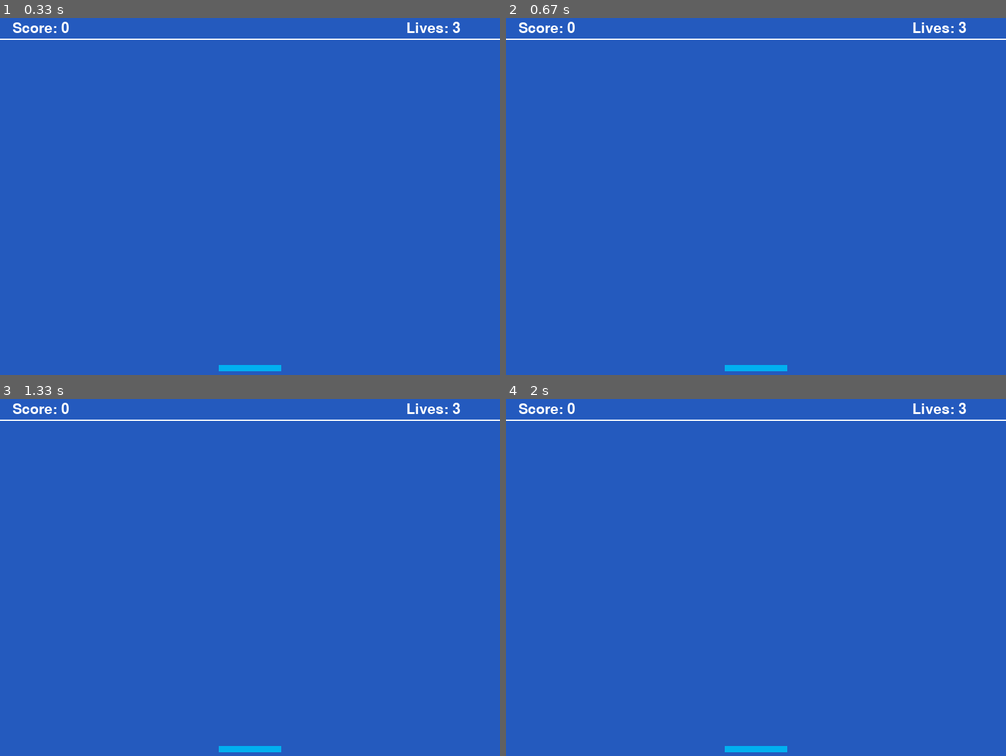
Above: before the commit, frames 1-4 (two rows, left to right).
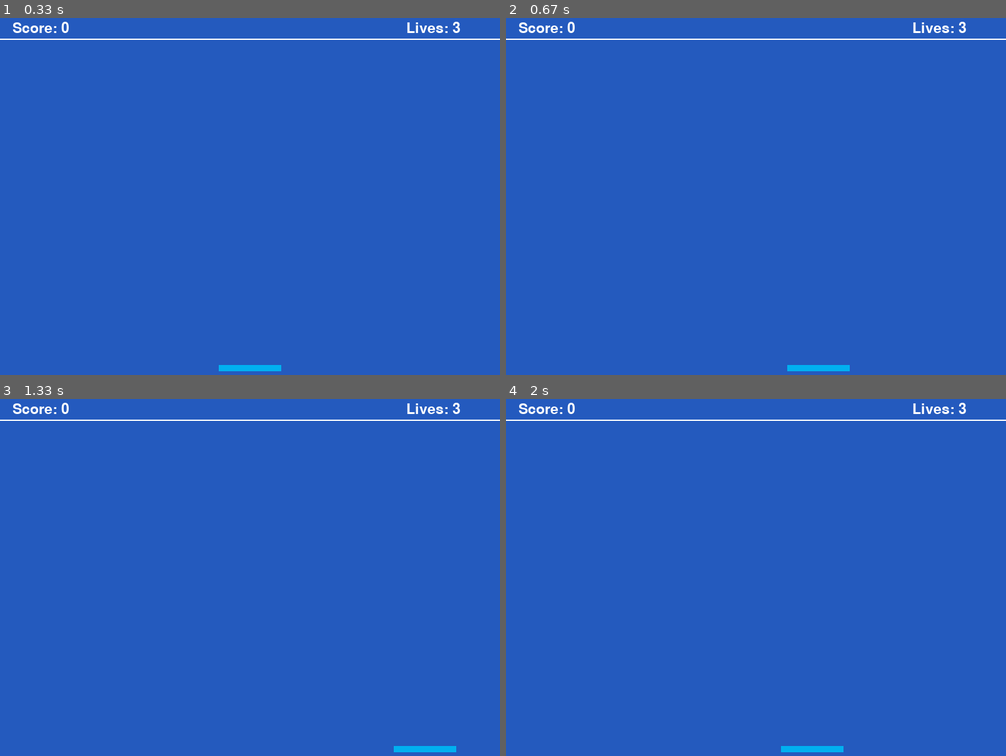
Above: after the commit, the same moments.

Repository: anay09/Simple_Pygame_App
Game: pygame game, started from game.py
The game is run twice, just before and just after one commit, with the same random seed, the same clock (stepped at 60 frames per second) and the same inputs.
Inputs:
- Up to frame 1 (0.33 s): no input
- Up to frame 2 (0.67 s): hold Right from 0.33 s (still down)
- Up to frame 3 (1.33 s): release Right at 0.8 s; hold Right 0.83-1.3 s
- Up to frame 4 (2 s): hold Left 1.33-1.87 s; hold Left from 1.9 s (still down)

Frame 1 is identical in both runs. In frame 2, 0.4% of the frame differs, in the area x 43-69%, y 97-99%; in frame 3, 0.4%; in frame 4, 0.4%.

Commit message:
Linked the functions for movement of the paddle in the paddle.py to game.py

Diff:
--- a/game.py
+++ b/game.py
@@ -45,6 +45,13 @@
         if event.type == pygame.QUIT:  # If user clicked close
             carryOn = False  # Flag that we are done so we exit this loop
 
+    # Moving the paddle when the use uses the arrow keys
+    keys = pygame.key.get_pressed()
+    if keys[pygame.K_LEFT]:
+        paddle.moveLeft(5)
+    if keys[pygame.K_RIGHT]:
+        paddle.moveRight(5)
+
     # --- Game logic should go here
     all_sprites_list.update()
 
